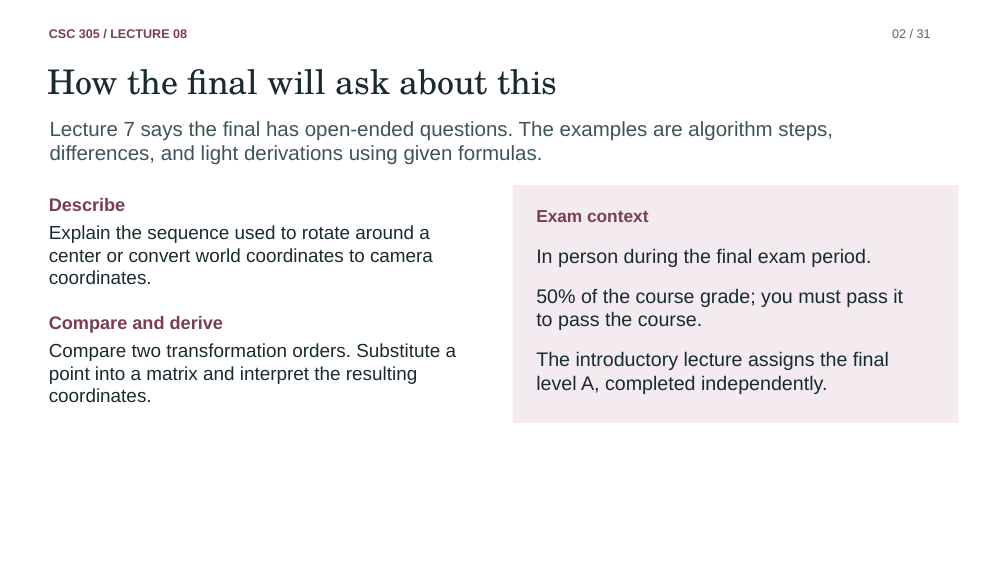
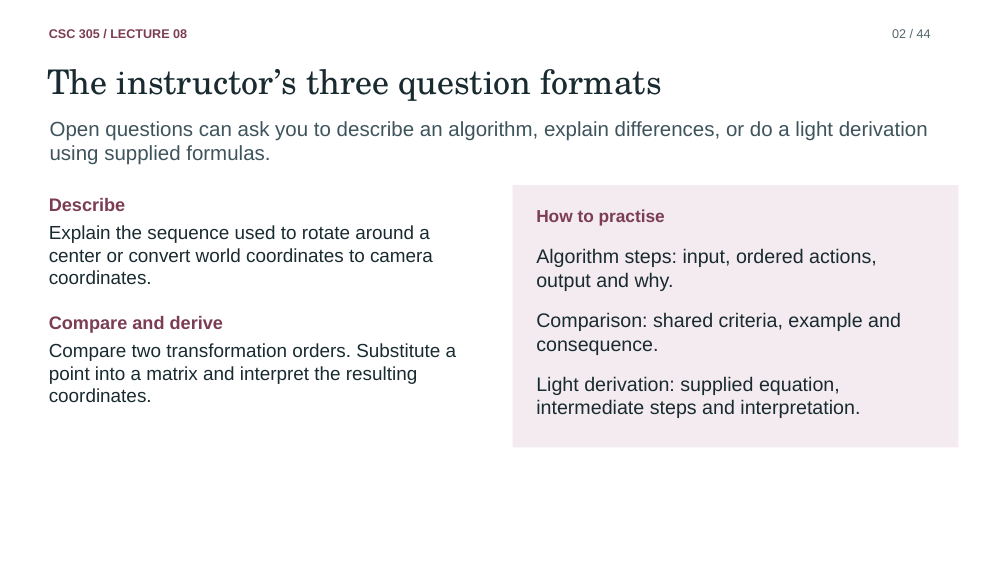
Before and after one commit to TylerLeHere/CG-Fall-2026, a slide deck: slide 2 of study/08 - 2D Transformations Study Guide.pptx. Drawn at 1008x567 pixels with LibreOffice and Linux fonts; fonts in the diff are those of the drawing. Boxes give left, top, right and bottom in pixels: in the first picture for what was removed or moved away, otherwise in the second. Text is boxed around its words. In the diff, an @@ line names an element or a change of style, - is before the commit and + after.

Commit message:
Expand transformation exam practice

```diff
--- a/study/08 - 2D Transformations Study Guide.pptx
+++ b/study/08 - 2D Transformations Study Guide.pptx
@@ text at (892, 29, 931, 38): text changed @@
-02 / 31
+02 / 44
@@ text at (47, 69, 662, 101): text changed @@
-How the final will ask about this
+The instructor’s three question formats
@@ text at (50, 121, 928, 165): text changed @@
-Lecture 7 says the final has open-ended questions. The examples are algorithm steps,
-differences, and light derivations using given formulas.
+Open questions can ask you to describe an algorithm, explain differences, or do a light derivation
+using supplied formulas.
@@ rectangle: place and size @@
-rectangle at (513, 185, 959, 423)
+rectangle at (513, 185, 959, 448)
@@ text at (536, 209, 665, 225): text changed @@
-Exam context
+How to practise
@@ text at (536, 248, 877, 291): text changed @@
-In person during the final exam period.
+Algorithm steps: input, ordered actions,
+output and why.
@@ text at (536, 312, 901, 355): text changed @@
-50% of the course grade; you must pass it
-to pass the course.
+Comparison: shared criteria, example and
+consequence.
@@ text at (536, 376, 860, 418): text changed @@
-The introductory lecture assigns the final
-level A, completed independently.
+Light derivation: supplied equation,
+intermediate steps and interpretation.
```
Also in this commit, not shown: 29 other slides changed, 13 slides added.
